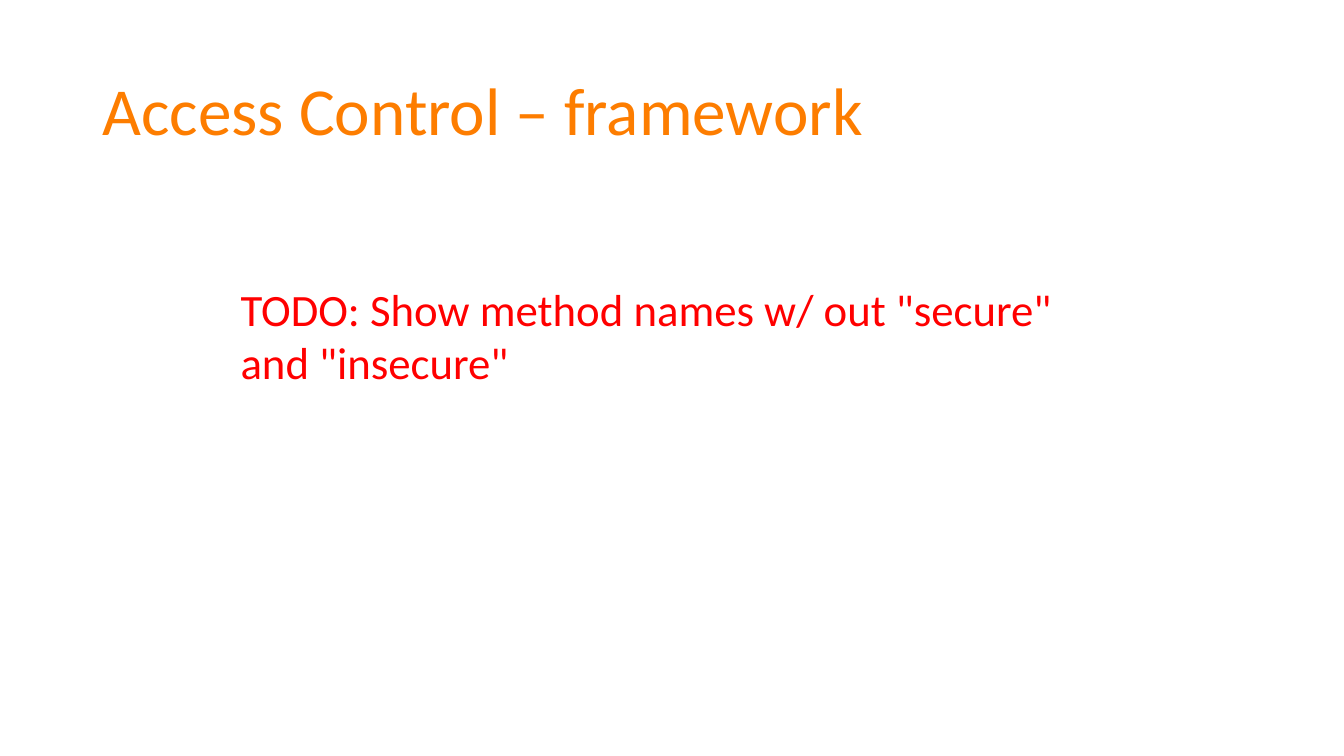
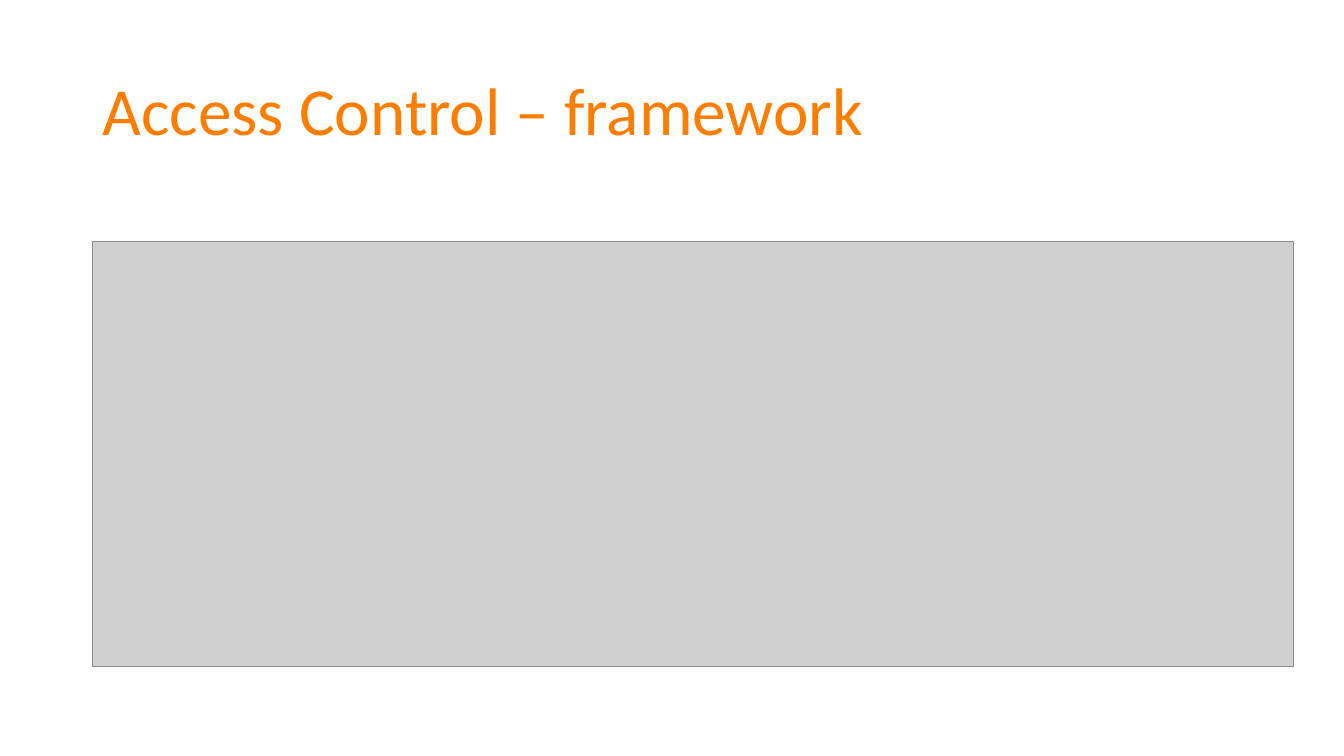
Before and after one commit to spetryjohnson/Talk---Dont-Write-Secure-Code-Design-Secure-Systems, a slide deck: slide 45 of Secure Systems - CodeMash 2017.pptx. Drawn at 1344x756 pixels with LibreOffice and Linux fonts; fonts in the diff are those of the drawing; grey boxes stand for pictures. Boxes give left, top, right and bottom in pixels: in the first picture for what was removed or moved away, otherwise in the second. Text is boxed around its words. In the diff, an @@ line names an element or a change of style, - is before the commit and + after.

```diff
--- a/Secure Systems - CodeMash 2017.pptx
+++ b/Secure Systems - CodeMash 2017.pptx
@@ picture added at box(93, 242, 1294, 666) @@
@@ text removed at box(241, 295, 1051, 380) @@
-TODO: Show method names w/ out "secure" and "insecure"
```
Also in this commit, not shown: 2 other slides changed, 1 other file.
